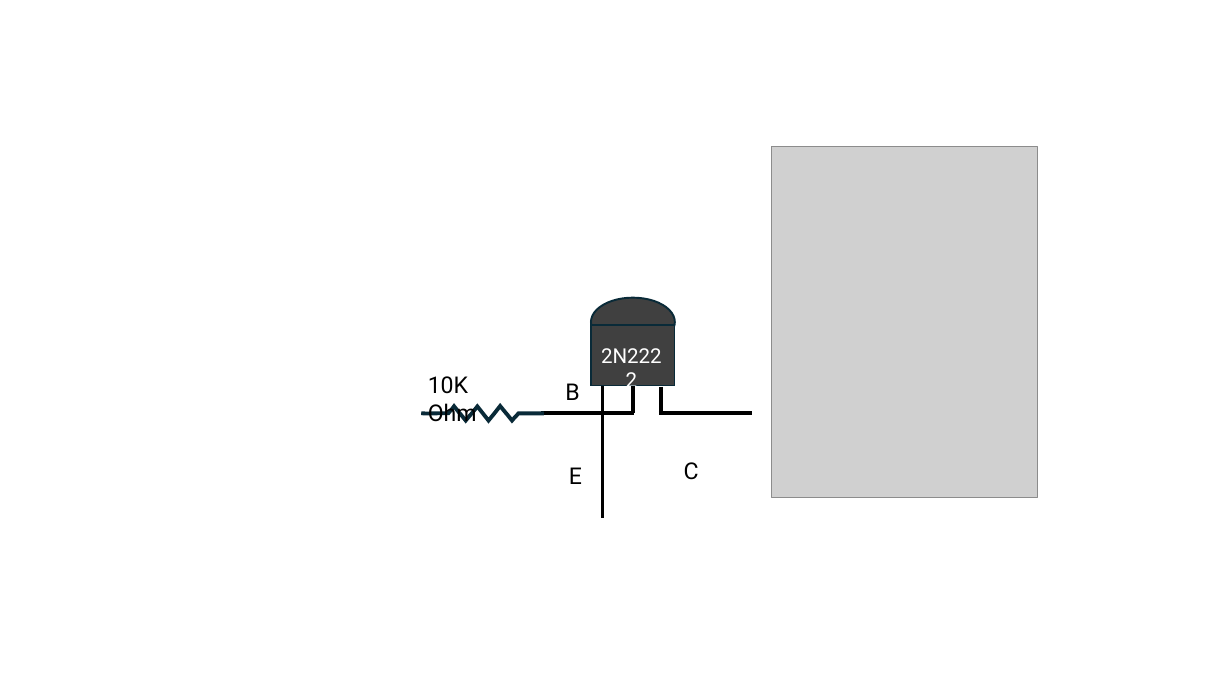
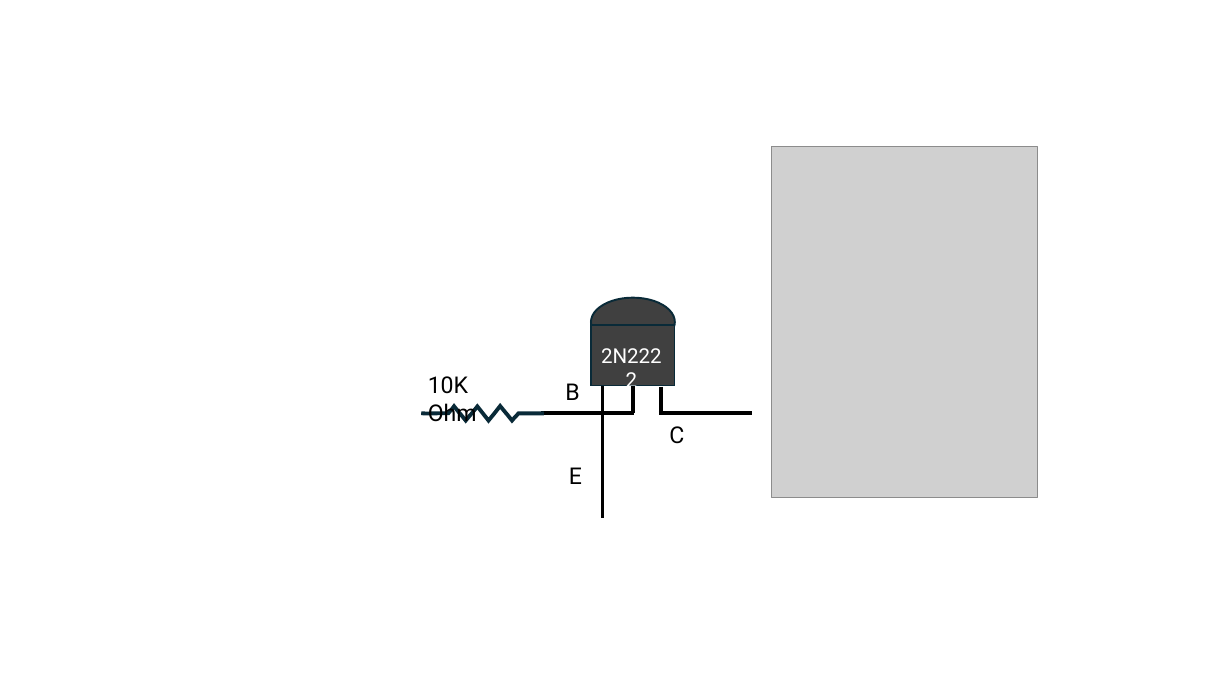
Before and after one commit to dmccreary/moving-rainbow, a slide deck: slide 5 of slides/Circuit-Diagrams.pptx (slide 4 before the commit). Drawn at 1232x693 pixels with LibreOffice and Linux fonts; fonts in the diff are those of the drawing; grey boxes stand for pictures. Boxes give left, top, right and bottom in pixels: in the first picture for what was removed or moved away, otherwise in the second. Text is boxed around its words. In the diff, an @@ line names an element or a change of style, - is before the commit and + after.

```diff
--- a/slides/Circuit-Diagrams.pptx
+++ b/slides/Circuit-Diagrams.pptx
@@ text "C": place and size @@
-text "C" at [684, 462, 699, 480]
+text "C" at [669, 426, 684, 444]
```
Also in this commit, not shown: 1 other slide changed, 2 slides added, 8 other files.
